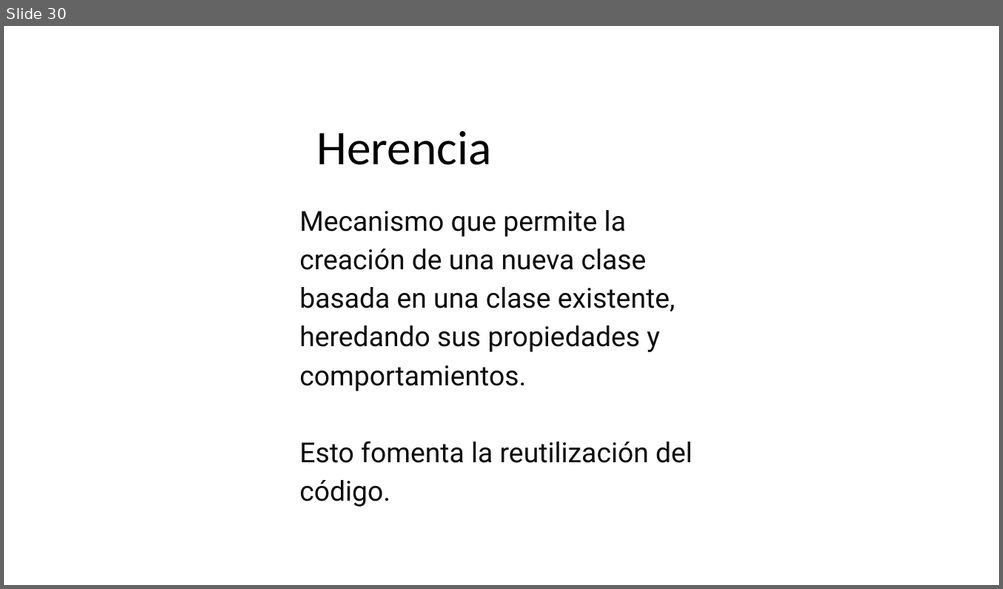
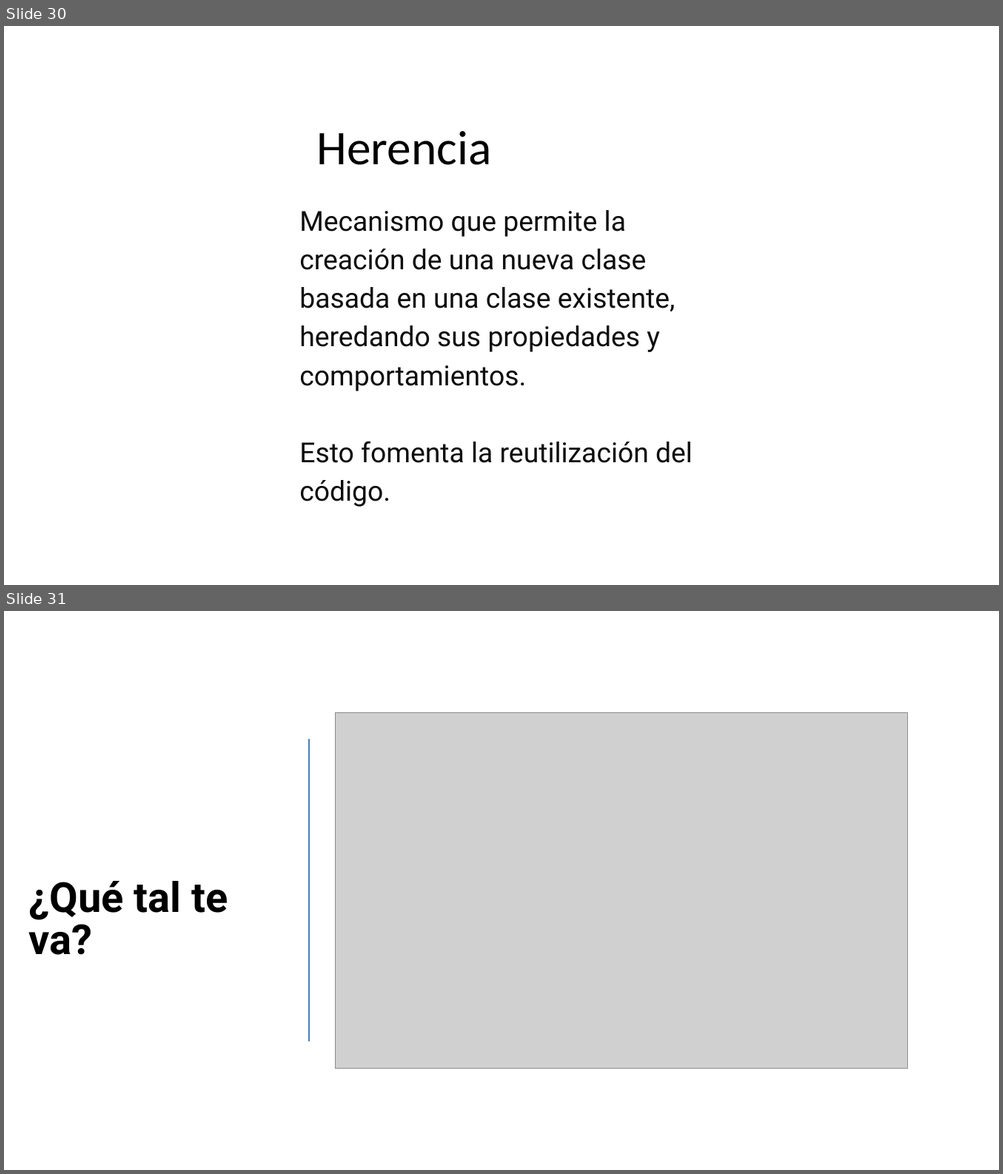
Before and after one commit to JuanRos1984/PresentacionAPP_POO, a slide deck: Presentacion POO APP.pptx. Shown one above the other, each under a label of ours: slide 30 before the commit, slides 30 and 31 after it. The pictures are 1003x589 and 1003x1174 pixels, drawn with LibreOffice and Linux fonts; fonts in the diff are those of the drawing; grey boxes stand for pictures. Boxes give left, top, right and bottom in pixels: in the first picture for what was removed or moved away, otherwise in the second. Text is boxed around its words. In the diff, an @@ line names an element or a change of style, - is before the commit and + after.

```diff
--- a/Presentacion POO APP.pptx
+++ b/Presentacion POO APP.pptx
@@ slide 31 added at (4, 611, 999, 1170), background #FFFFFF @@
@@ picture added at (336, 712, 907, 1069) @@
@@ line added from (309, 739) to (309, 1042), #4B7EBC 1.5 pt @@
@@ text added at (29, 881, 227, 955), 60 pt, text #000000, bold @@
+¿Qué tal te va?
```
Also in this commit, not shown: 1 slide changed, 8 other slides added, 14 slides removed, 28 other files.
